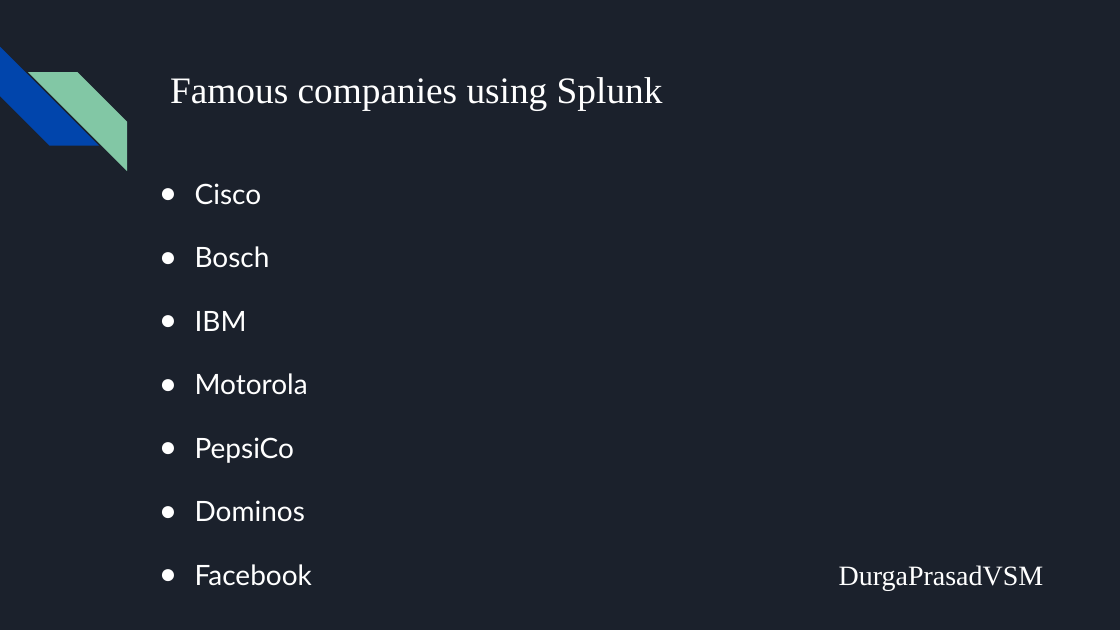
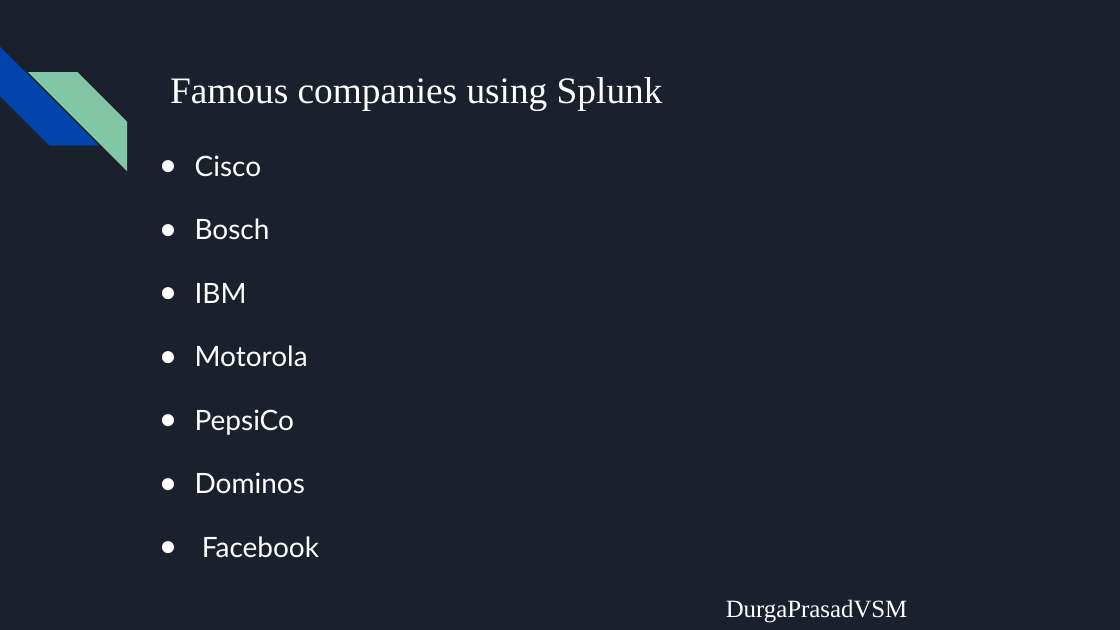
Before and after one commit to VSMDURGAPRASAD/splunk-project, a slide deck: slide 13 of docs/Splunk.pptx. Drawn at 1120x630 pixels with LibreOffice and Linux fonts; fonts in the diff are those of the drawing. Boxes give left, top, right and bottom in pixels: in the first picture for what was removed or moved away, otherwise in the second. Text is boxed around its words. In the diff, an @@ line names an element or a change of style, - is before the commit and + after.

Commit message:
made changes

```diff
--- a/docs/Splunk.pptx
+++ b/docs/Splunk.pptx
@@ text "Cisco": place and size @@
-text "Cisco" at [195,183,1044,590]
+text "Cisco" at [195,155,908,623]
@@ text at [202,536,908,623]: text changed; size 18 to 16 pt @@
-● Facebook DurgaPrasadVSM
+● Facebook
+DurgaPrasadVSM
```
Also in this commit, not shown: 4 other slides changed.
